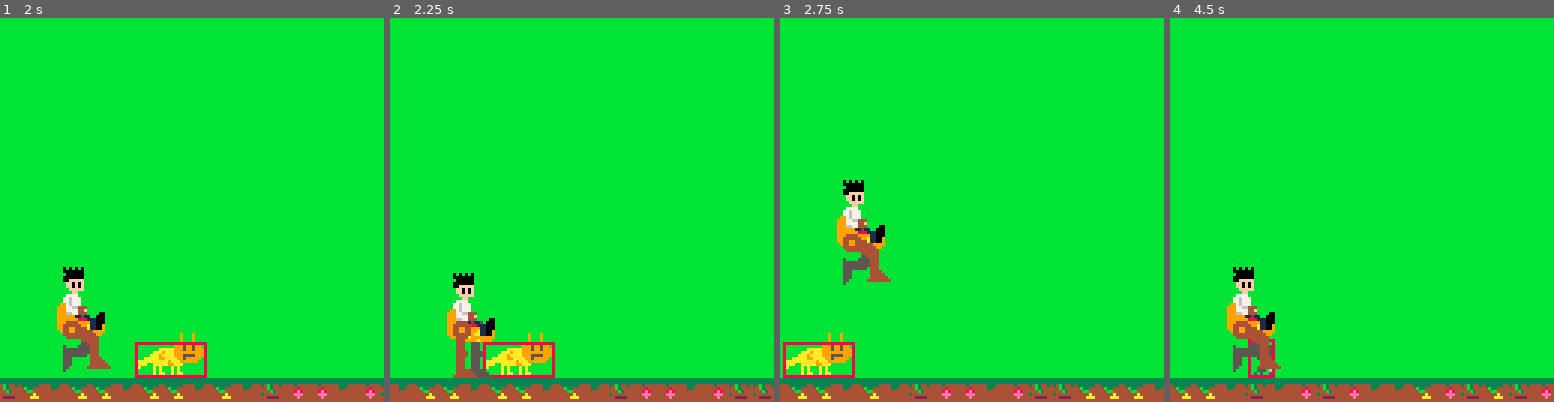
Above: before the commit, frames 1-4 (left to right).
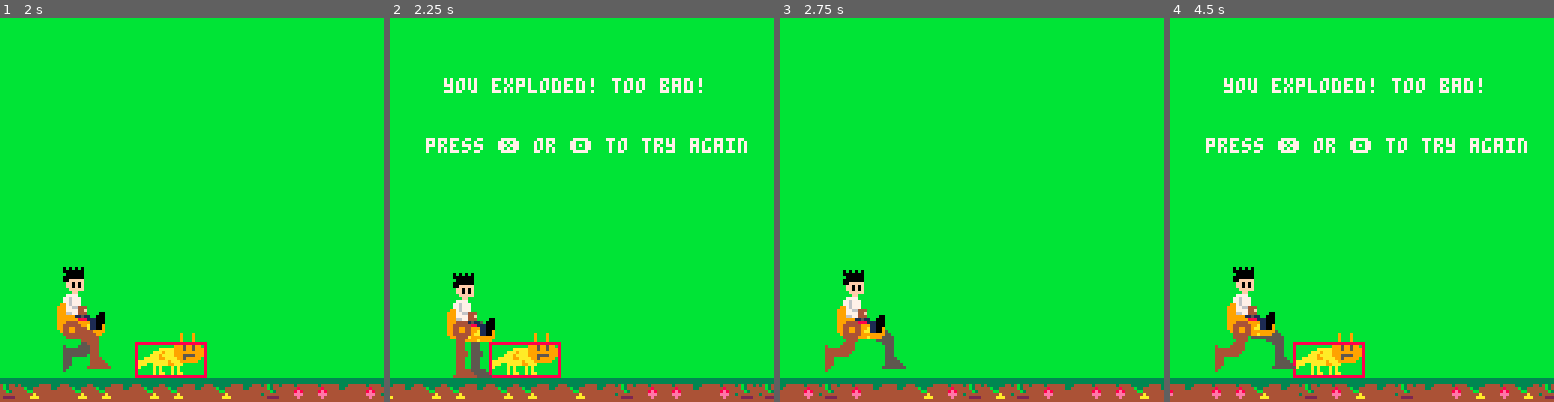
Above: after the commit, the same moments.

Repository: HingeAntoine/MekkaRunner
Game: PICO-8 cartridge mekkarunner.p8
Two runs of this game, one before a commit and one after it. Both use one fixed random seed, a clock stepped at 60 frames per second and the inputs below.
Inputs:
- Up to frame 1 (2 s): tap X (X key) at 0.33, 1.07, 1.85 s; tap O (Z key) at 0.7, 1.7 s
- Up to frame 2 (2.25 s): tap O (Z key) at 2.1 s; hold Up from 2.15 s (still down)
- Up to frame 3 (2.75 s): release Up at 2.42 s; tap O (Z key) at 2.5 s
- Up to frame 4 (4.5 s): tap O (Z key) every 0.4 s from 2.9 to 4.1 s; tap X (X key) at 2.97, 4.08 s

Frame 1 is identical in both runs. In frame 2, 4.7% of the frame differs, in the area x 0-100%, y 15-100%; in frame 3, 6.4%; in frame 4, 6.7%.

Commit message:
Working collision function

Diff:
--- a/mekkarunner.p8
+++ b/mekkarunner.p8
@@ -37,6 +37,16 @@
  return htbx
 end
 
+function hitbox:translate(x,y)
+ local htbx={}
+ setmetatable(htbx,hitbox)
+ htbx.x1=self.x1+x
+ htbx.x2=self.x2+x
+ htbx.y1=self.y1+y
+ htbx.y2=self.y2+y
+ return htbx
+end
+
 function hitbox:draw(x,y)
  rect(x+self.x1,y+self.y1,
   x+self.x2,y+self.y2,8)
@@ -47,7 +57,7 @@
   or self.x1 > htbx.x2
   or self.y2 < htbx.y1
   or self.y1 > htbx.y2
- return not res
+ is_coll=(not res) or is_coll
 end
 
 --******* obstacle mgmt *******
@@ -99,6 +109,24 @@
 
 function real_obst:drawhit()
  self.obst:drawhit(self.x,self.y)
+end
+
+function real_obst:collide(obst)
+ foreach(self.obst.hitboxes,
+  function(hita)
+   if is_coll then
+    return
+   end
+   local h1=hita:translate(self.x,self.y)
+   foreach(obst.obst.hitboxes,
+    function(hitb)
+     if is_coll then
+      return
+     end
+     local h2=hitb:translate(obst.x,obst.y)
+     h1:collide(h2)
+    end)
+  end)
 end
 
 --*******************
@@ -251,6 +279,18 @@
 
 function check_collision()
  is_coll=false
+
+ function check(part)
+  foreach(obstacles,
+   function(ob)
+    part:collide(ob)
+   end)
+ end
+
+ check(body.backleg)
+ check(body.body)
+ check(body.frontleg)
+ foreach(body.mac,check)
 end
 
 --*******************
@@ -413,10 +453,9 @@
  end
 
  if end_screen then
-  cls()
-  print("you exploded! too bad!",20,20,7)
+  print("you exploded! too bad!",18,20,7)
   print("press ❎ or 🅾️ to try again",
-   20,40,7)
+   12,40,7)
   return
  end
 
@@ -439,10 +478,10 @@
   if is_coll then
    xmac=20
    ymac=100
+   create_machine()
    is_launching=false
    is_jumping=false
    is_landing=false
-   clear_map()
    obstacles={}
    init_obst()
    bckgrnd={}
